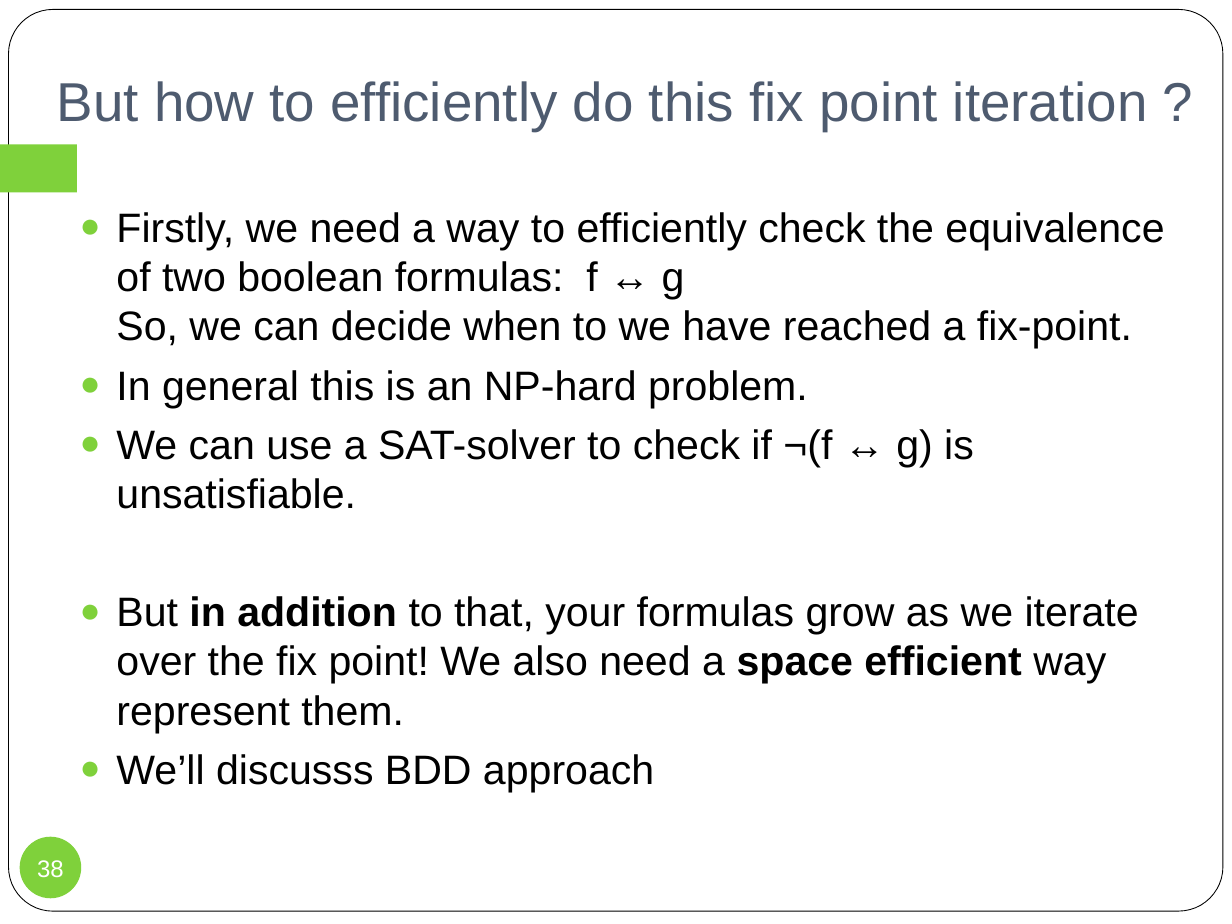
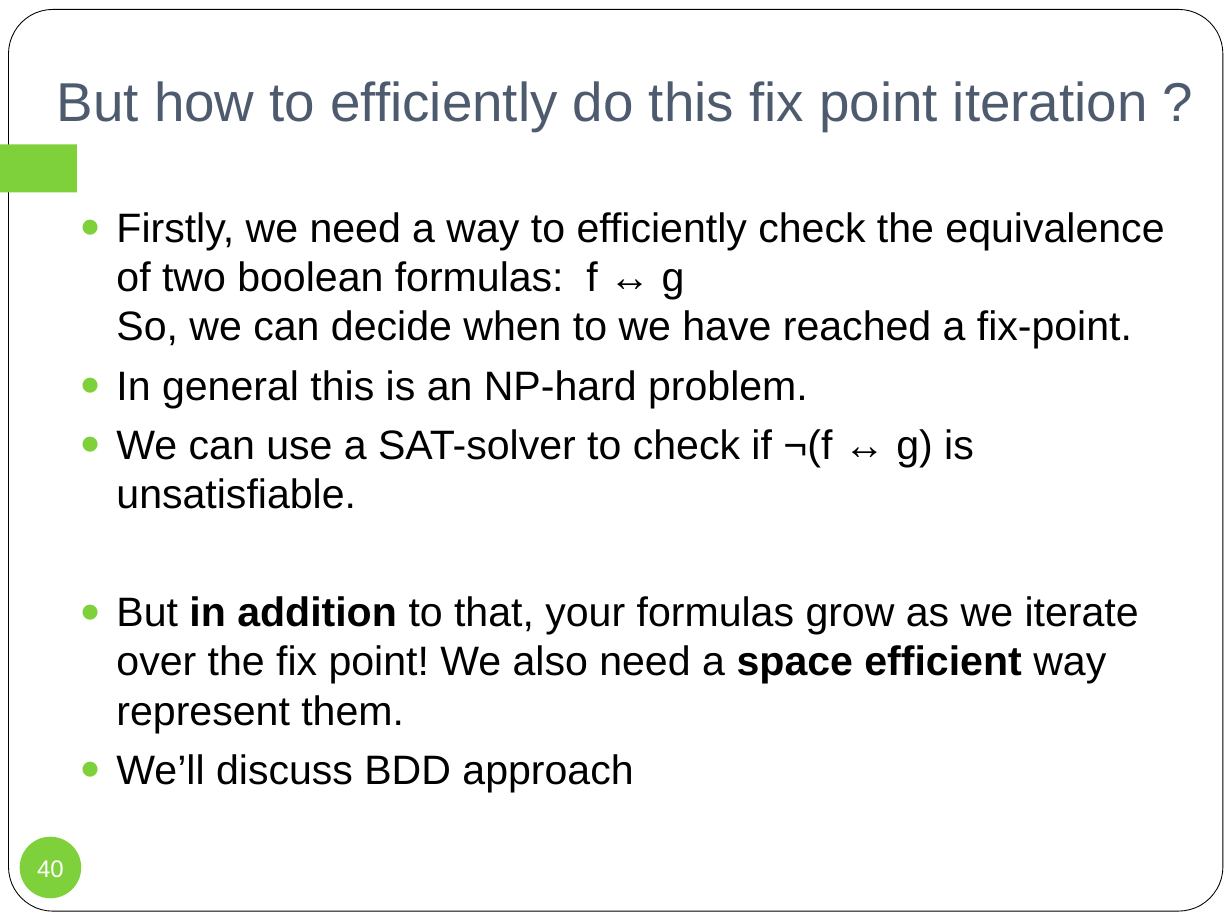
Before and after one commit to wooshrow/infopv, a slide deck: slide 40 of slides/PV_smc.pptx (slide 38 before the commit). Drawn at 1232x924 pixels with LibreOffice and Linux fonts; fonts in the diff are those of the drawing. Boxes give left, top, right and bottom in pixels: in the first picture for what was removed or moved away, otherwise in the second. Text is boxed around its words. In the diff, an @@ line names an element or a change of style, - is before the commit and + after.

```diff
--- a/slides/PV_smc.pptx
+++ b/slides/PV_smc.pptx
@@ text at [116,754,633,792]: text changed @@
-● We’ll discusss BDD approach
+● We’ll discuss BDD approach
@@ page number at [37,860,64,877]: text changed @@
-38
+40
```
Also in this commit, not shown: 7 other slides changed, 2 slides added, 4 other files.
